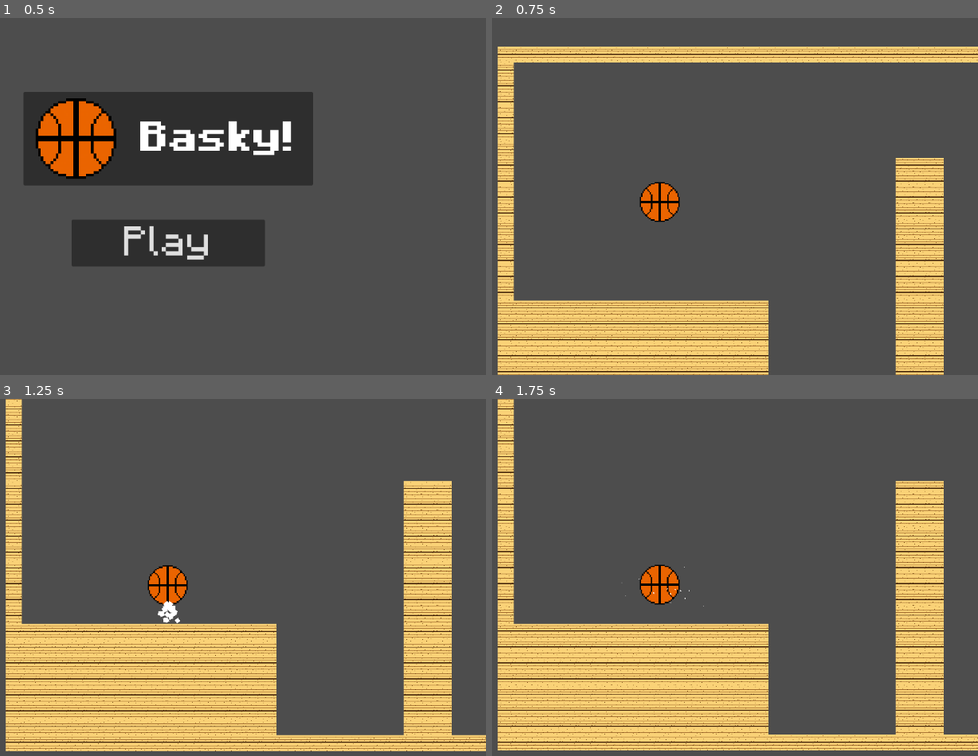
Above: before the commit, frames 1-4 (two rows, left to right).
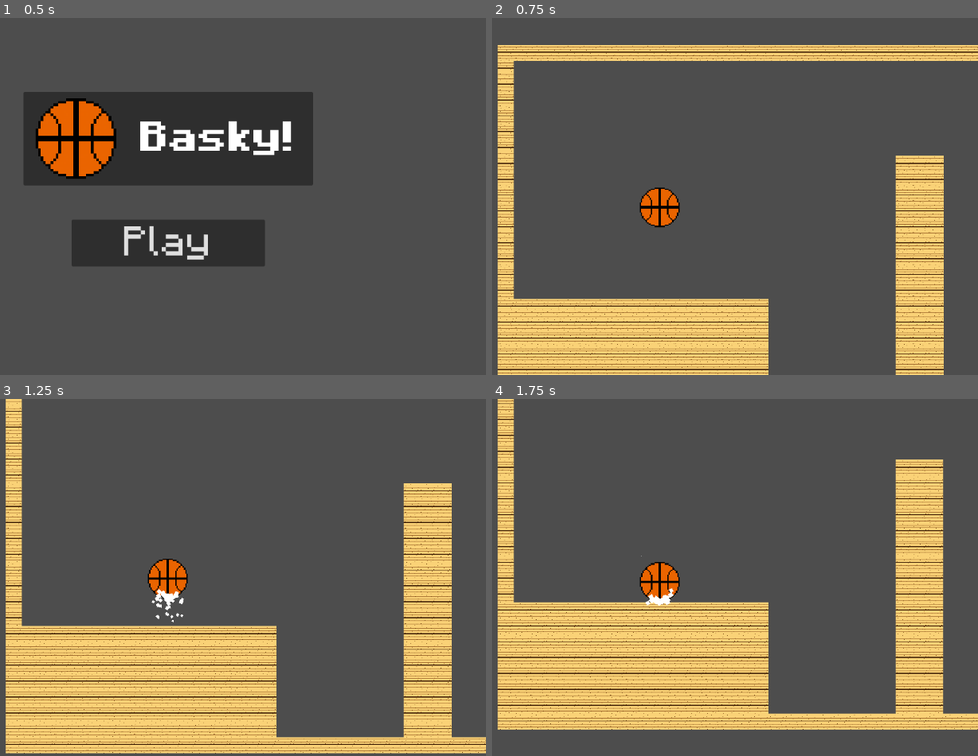
Above: after the commit, the same moments.

Repository: simplycode07/basky-godot
Game: Godot game, scene res://startMenu.tscn
Two runs of this game, one before a commit and one after it. Both use one fixed random seed, a clock stepped at 60 frames per second and the inputs below.
Inputs (mouse positions are in pixels of both pictures, inside the frame that each line leads up to):
- Up to frame 1 (0.5 s): no input
- Up to frame 2 (0.75 s): click "Play" at 0.5 s
- Up to frame 3 (1.25 s): no input
- Up to frame 4 (1.75 s): move the mouse to (798, 559) at 1.27 s; hold Right (right) from 1.28 s (still down); click (798, 559) at 1.35 s; tap Space (jump) at 1.52 s

Frame 1 is identical in both runs. In frame 2, 14% of the frame differs, in the area x 1-100%, y 7-100%; in frame 3, 16%; in frame 4, 23%, in the area x 1-100%, y 0-99%.

Commit message:
particles still dont work

Diff:
--- a/levels/level_1.tscn
+++ b/levels/level_1.tscn
@@ -18,8 +18,8 @@
 sources/0 = SubResource("TileSetAtlasSource_cl3ua")
 
 [sub_resource type="PhysicsMaterial" id="PhysicsMaterial_j6s5n"]
-friction = 0.0
-rough = true
+friction = 0.34
+bounce = 0.6
 
 [node name="Node2D" type="Node2D"]
 position = Vector2(150, 50)
@@ -36,7 +36,9 @@
 position = Vector2(165, 202)
 physics_material_override = SubResource("PhysicsMaterial_j6s5n")
 linear_damp_mode = 0
+linear_damp = 0.5
 angular_damp_mode = 0
+angular_damp = 0.5
 
 [node name="hoop" parent="." instance=ExtResource("2_eiiht")]
 position = Vector2(4697, 254)
--- a/scripts/player.gd
+++ b/scripts/player.gd
@@ -41,25 +41,25 @@
 	if Input.is_action_just_pressed("jump"):
 		linear_velocity = Vector2(0, 0)
 
-	var collision_info = move_and_collide(linear_velocity * delta)
-	if collision_info:
-		print(linear_velocity)
-
-		var normal = collision_info.get_normal()
-		linear_velocity = linear_velocity.bounce(normal)
-		if normal[0] == 0:
-			#if linear_velocity.x > 0.1 else 0.0
-			linear_velocity.x *= 0.9
-			linear_velocity.y *= 0.6
-		else:
-			linear_velocity.x *= 0.6
-
-		# fix velocity not decreasing below (0, 37)
-		# less than -60 because after bouncing on floor velocity becomes negative
-		if linear_velocity.y < -60:
-			bounce_particles.position = - normal * 40
-			for particles in bounce_particles.get_children():
-				particles.emitting = true
+	#var collision_info = move_and_collide(linear_velocity * delta)
+	#if collision_info:
+		#print(linear_velocity)
+		#
+		#var normal = collision_info.get_normal()
+		#linear_velocity = linear_velocity.bounce(normal)
+		#if normal[0] == 0:
+			##if linear_velocity.x > 0.1 else 0.0
+			#linear_velocity.x *= 0.9
+			#linear_velocity.y *= 0.6
+		#else:
+			#linear_velocity.x *= 0.6
+		#
+		## fix velocity not decreasing below (0, 37)
+		## less than -60 because after bouncing on floor velocity becomes negative
+		#if linear_velocity.y < -60:
+			#bounce_particles.position = - normal * 40
+			#for particles in bounce_particles.get_children():
+				#particles.emitting = true
 
 	if len(mouse_pos):
 		Engine.time_scale = max(Engine.time_scale - 0.2, 0.2)
@@ -69,3 +69,11 @@
 		Engine.time_scale = min(Engine.time_scale + 0.3, 1)
 
 	sprite_2d.rotate(linear_velocity.x * delta / (PI * radius))
+
+func _physics_process(delta):
+	var collision_info = move_and_collide(linear_velocity * delta)
+	if collision_info:
+		print(linear_velocity)
+		bounce_particles.position = collision_info.get_normal() * -40
+		for particles in bounce_particles.get_children():
+			particles.emitting = true
